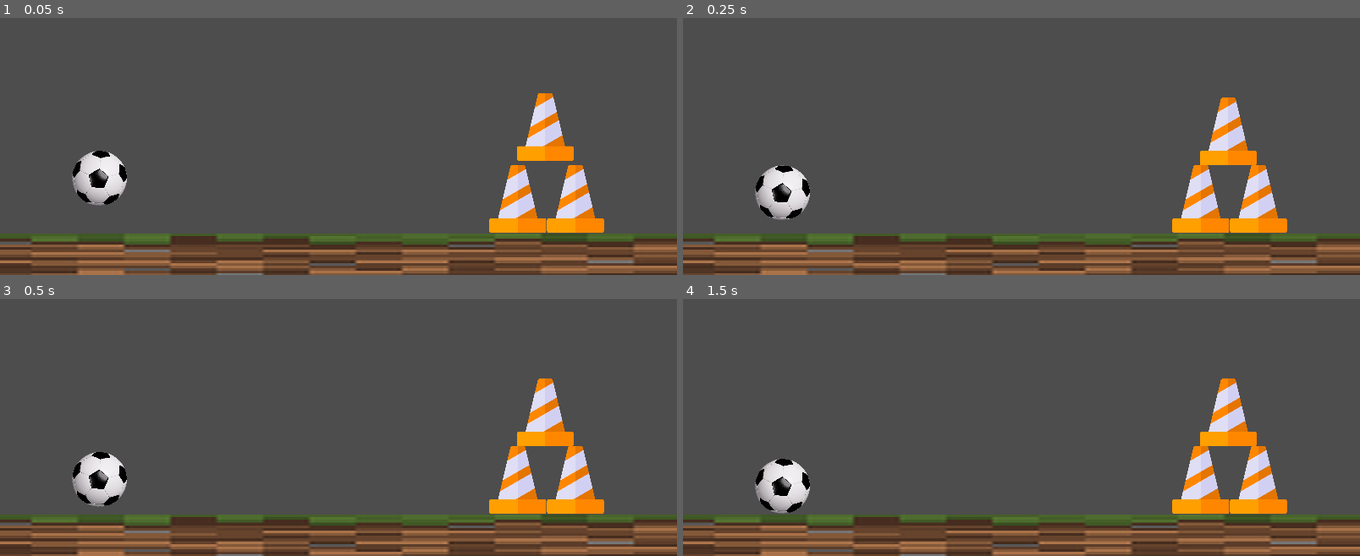
Above: before the commit, frames 1-4 (two rows, left to right).
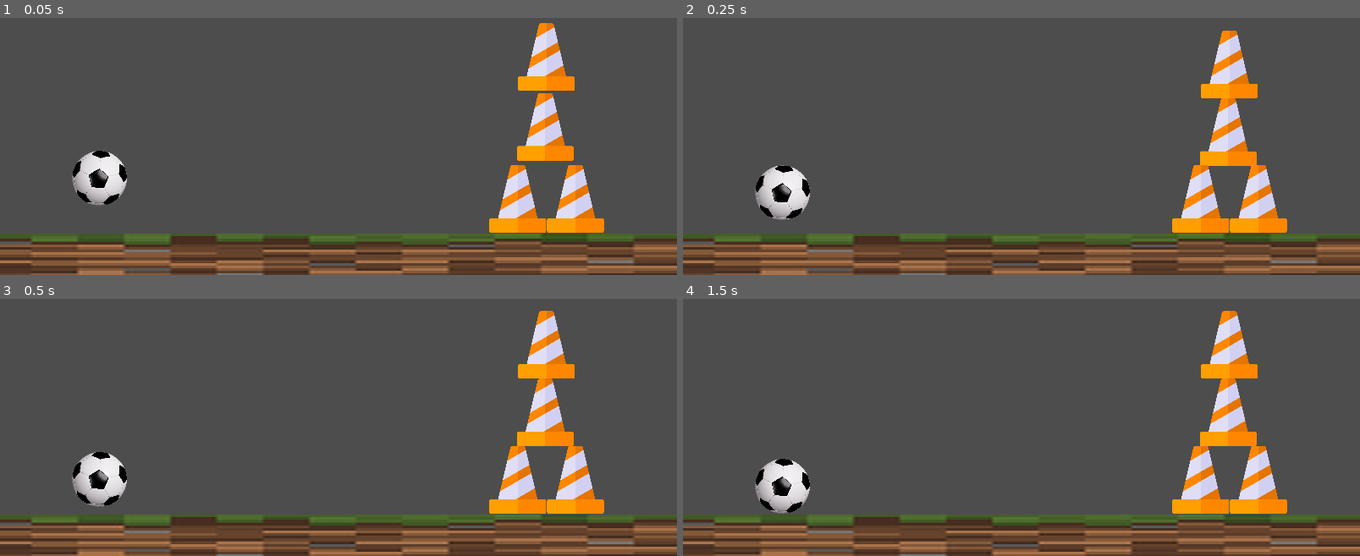
Above: after the commit, the same moments.

Repository: pacjo/ProjektFizyka
Game: Godot game, scene res://main.tscn
The game is run twice, just before and just after one commit, with the same random seed, the same clock (stepped at 60 frames per second) and the same inputs.
Inputs (mouse positions are in pixels of both pictures, inside the frame that each line leads up to):
- Up to frame 1 (0.05 s): no input
- Up to frame 2 (0.25 s): no input
- Up to frame 3 (0.5 s): no input
- Up to frame 4 (1.5 s): move the mouse to (1170, 347) at 0.52 s; click (1170, 347) at 0.67 s; tap Enter at 1.25 s; drag from (886, 383) to (987, 442) at 1.27 s

The runs differ from the first frame. In frame 1, 1.3% of the frame differs, in the area x 74-87%, y 1-77%; in frame 2, 1.4%, in the area x 74-87%, y 4-77%; in frame 3, 1.3%; in frame 4, 1.3%.

Commit message:
tweak physics, simplify collision mesh on cone

Diff:
--- a/ball.gd
+++ b/ball.gd
@@ -2,12 +2,13 @@
 
 var arrow: Line2D
 var is_dragging: bool = false
+
 const MIN_DRAG_DISTANCE = 30
 const MAX_ARROW_LENGTH = 150
-const VELOCITY_MULTIPLIER = 1000  # Adjust this value as needed
+const VELOCITY_MULTIPLIER = 1400
 
 func _ready():
-	arrow = $Line2D  # Adjust the path to your Line2D node if different
+	arrow = $Line2D
 	arrow.visible = false
 
 func _input(event):
--- a/cone.tscn
+++ b/cone.tscn
@@ -3,10 +3,11 @@
 [ext_resource type="Texture2D" uid="uid://b1yyoynif25l2" path="res://cone.png" id="1_v5ljk"]
 
 [sub_resource type="PhysicsMaterial" id="PhysicsMaterial_w605u"]
-bounce = 0.1
+bounce = 0.2
 
 [node name="cone" type="RigidBody2D"]
 physics_material_override = SubResource("PhysicsMaterial_w605u")
+gravity_scale = 0.85
 metadata/_edit_group_ = true
 
 [node name="Sprite2D" type="Sprite2D" parent="."]
@@ -15,4 +16,4 @@
 
 [node name="CollisionPolygon2D" type="CollisionPolygon2D" parent="."]
 scale = Vector2(0.25, 0.25)
-polygon = PackedVector2Array(56.3, -250.7, 56.3, -248.4, 59.3, -243.4, 59.3, -239.4, 66.3, -214.2, 66.3, -209.3, 150.1, 143.7, 205.4, 143.7, 214.3, 150.4, 214.3, 152.5, 216.3, 154.5, 216.3, 247.3, 215, 247.3, 214, 251.3, 212.5, 251.3, 207, 256, -207.1, 256, -214.3, 250.6, -214.3, 248.5, -216.3, 246.5, -216.3, 153.7, -215, 153.7, -214, 149.7, -212.5, 149.7, -205.5, 143.7, -150.3, 143.7, -150.3, 140.8, -59, -244.3, -57.9, -244.3, -56, -251.3, -54.6, -251.3, -51.6, -255.3, -49.4, -255.3, -48.3, -255.8, 48.3, -256)
+polygon = PackedVector2Array(56.3, -248.4, 59.3, -239.4, 150.1, 143.7, 205.4, 143.7, 214.3, 152.5, 216.3, 154.5, 215, 247.3, 212.5, 251.3, 207, 256, -207.1, 256, -214.3, 250.6, -216.3, 246.5, -215, 153.7, -212.5, 149.7, -205.5, 143.7, -150.3, 143.7, -57.9, -244.3, -54.6, -251.3, -48.3, -255.8, 48.3, -256)
--- a/main.tscn
+++ b/main.tscn
@@ -19,5 +19,8 @@
 [node name="cone3" parent="." instance=ExtResource("2_xaj35")]
 position = Vector2(979, 576)
 
+[node name="cone4" parent="." instance=ExtResource("2_xaj35")]
+position = Vector2(1033, 307)
+
 [node name="Ball" parent="." instance=ExtResource("3_ndo05")]
 position = Vector2(188, 536)
